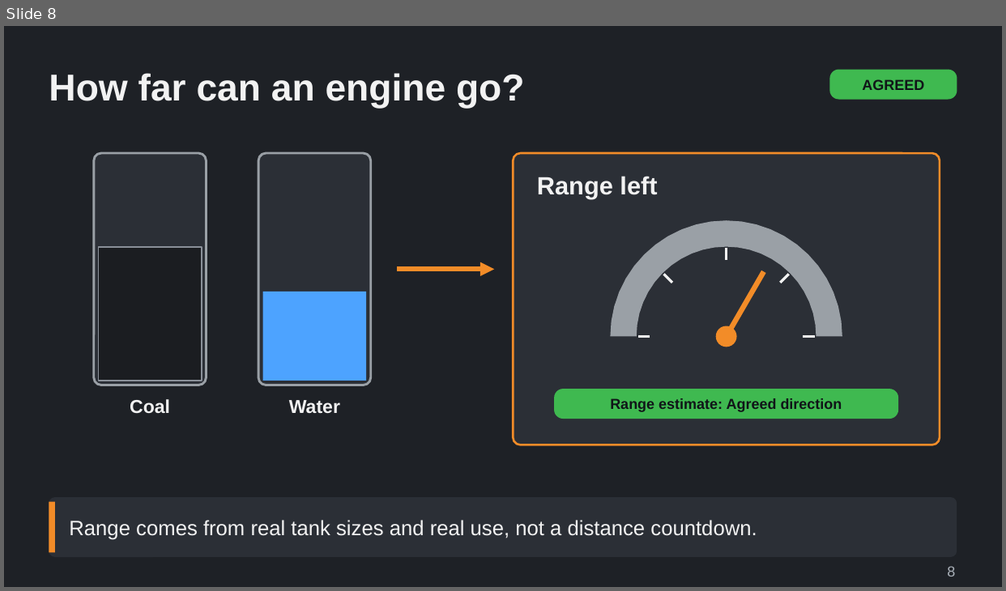
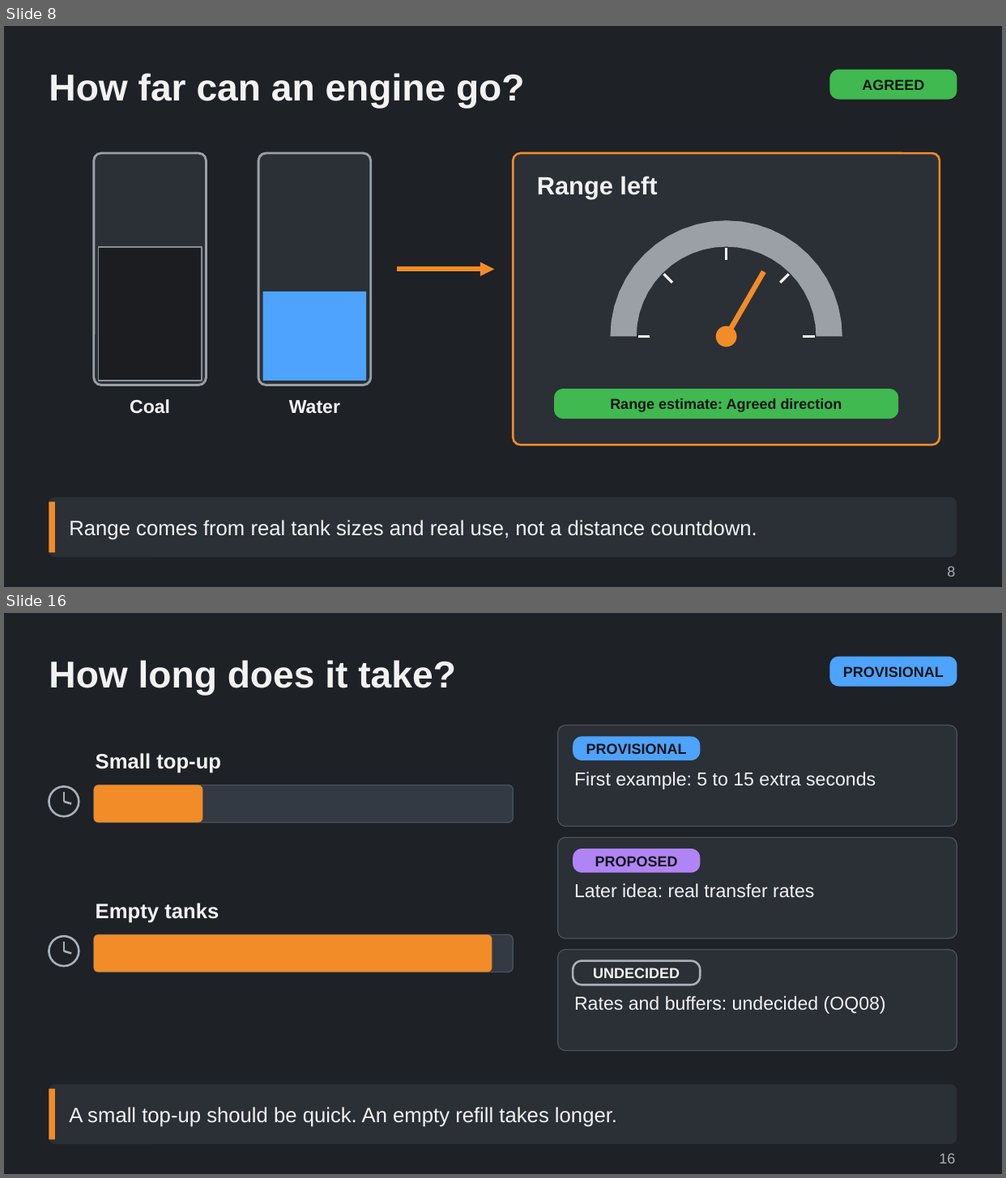
Before and after one commit to Tarenkookoo/Satisfactory---Early-Locomotion, a slide deck: Reporting/Claude Presents/Deck3_Servicing/Coal_Water_and_Servicing_Explained.pptx. Shown one above the other, each under a label of ours: slide 8 before the commit, slides 8 and 16 after it; the slides between them are not shown. The pictures are 1006x591 and 1006x1178 pixels, drawn with LibreOffice and Linux fonts; fonts in the diff are those of the drawing. Boxes give left, top, right and bottom in pixels: in the first picture for what was removed or moved away, otherwise in the second. Text is boxed around its words. In the diff, an @@ line names an element or a change of style, - is before the commit and + after.

```diff
--- a/Reporting/Claude Presents/Deck3_Servicing/Coal_Water_and_Servicing_Explained.pptx
+++ b/Reporting/Claude Presents/Deck3_Servicing/Coal_Water_and_Servicing_Explained.pptx
@@ slide 16 added at (4,613,1002,1174), background #1E2126 @@
@@ title added at (49,660,456,696), 36 pt, text #F2F2F2, bold @@
+How long does it take?
@@ rounded rectangle added at (829,657,957,687), fill #4DA3FF, 14 pt, text #101418, bold @@
+PROVISIONAL
@@ group added at (49,726,957,1051): 10 rounded rectangles, 5 texts, 4 lines, 2 ellipses @@
+Small top-up
+Empty tanks
+PROVISIONAL
+First example: 5 to 15 extra seconds
+PROPOSED
+Later idea: real transfer rates
+UNDECIDED
+Rates and buffers: undecided (OQ08)
@@ rounded rectangle added at (49,1084,957,1144), fill #2B2F36 @@
@@ rectangle added at (49,1089,55,1140), fill #F28C28 @@
@@ text added at (69,1107,617,1127), 20 pt, text #F2F2F2 @@
+A small top-up should be quick. An empty refill takes longer.
@@ text added at (939,1153,955,1164), 14 pt, text #A9B0B8 @@
+16
```
Also in this commit, not shown: 7 other slides added, 4 other files.
